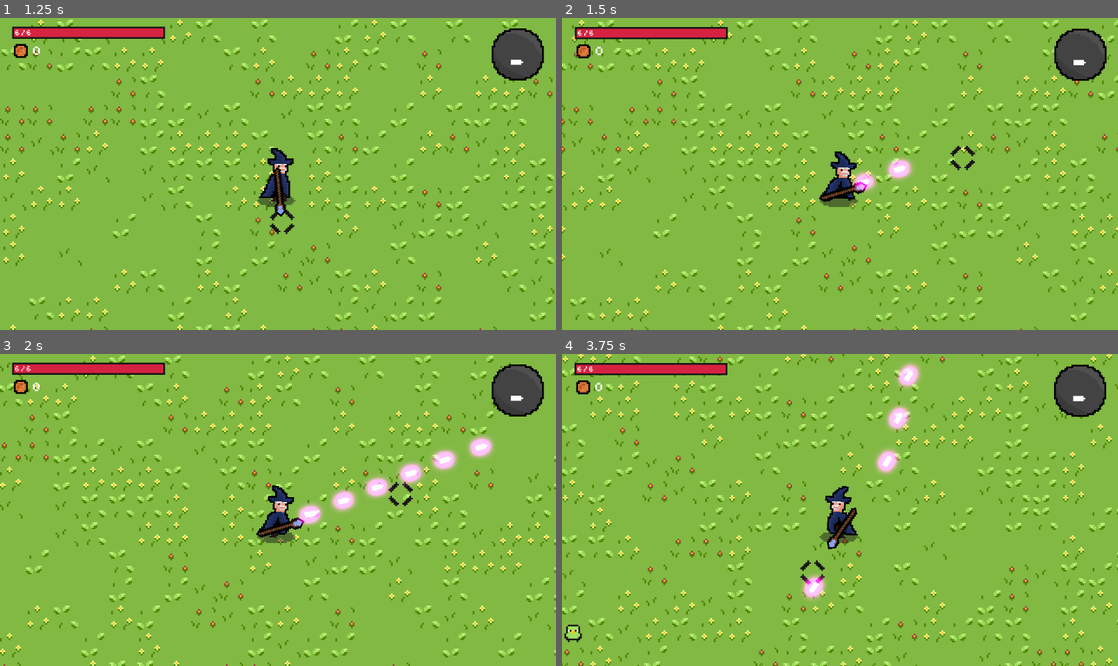
Above: before the commit, frames 1-4 (two rows, left to right).
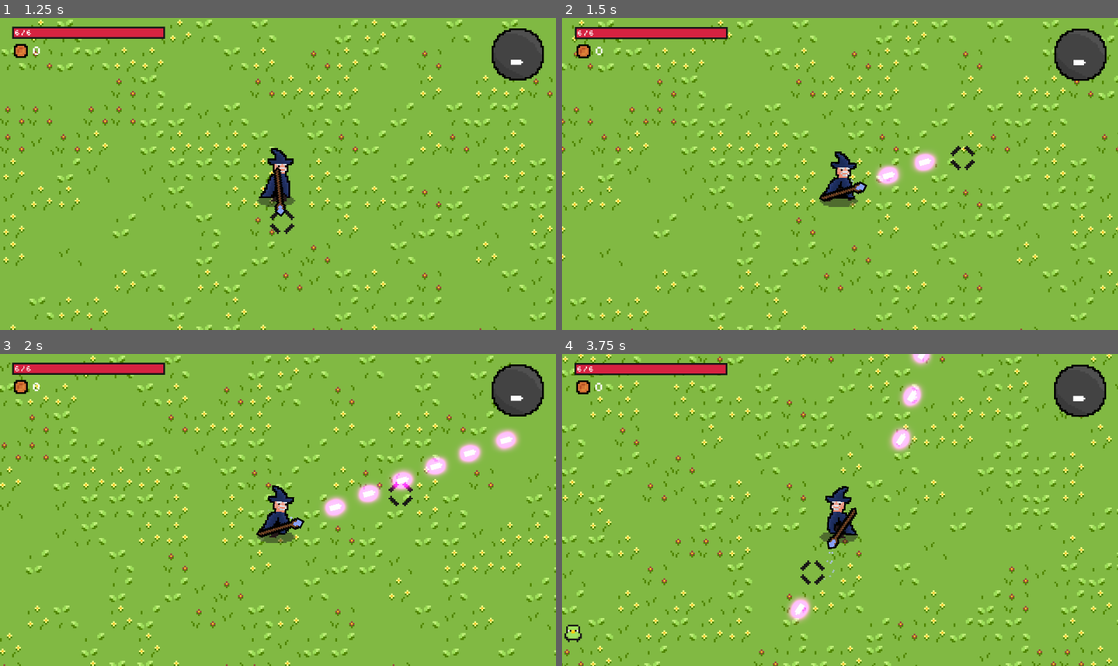
Above: after the commit, the same moments.

Repository: Henry-H08/Archibald
Game: Godot game, scene res://main/main.tscn
Two runs of this game, one before a commit and one after it. Both use one fixed random seed, a clock stepped at 60 frames per second and the inputs below.
Inputs (mouse positions are in pixels of both pictures, inside the frame that each line leads up to):
- Up to frame 1 (1.25 s): click "Start" at 0.5 s
- Up to frame 2 (1.5 s): tap Enter at 1.25 s; move the mouse to (962, 158) at 1.27 s; press the mouse at (962, 158) at 1.28 s; hold D (right) from 1.28 s (still down)
- Up to frame 3 (2 s): keep holding D (right)
- Up to frame 4 (3.75 s): move the mouse to (728, 525) at 2.02 s; release D (right) at 2.03 s; release the mouse at (728, 525) at 2.03 s; hold S (down) 2.03-2.78 s; tap Shift (dash) at 2.1 s; click (728, 525) at 2.3 s; move the mouse to (895, 441) at 2.77 s; press the mouse at (895, 441) at 2.78 s; hold D (right) 2.78-3.53 s; move the mouse to (812, 572) at 3.52 s; release the mouse at (812, 572) at 3.53 s; hold W (up) from 3.53 s (still down); click (812, 572) at 3.6 s

Frame 1 is identical in both runs. In frame 2, 0.9% of the frame differs, in the area x 51-68%, y 42-57%; in frame 3, 2.5%, in the area x 48-94%, y 23-56%; in frame 4, 2.1%.

Commit message:
start screen on restart fix

Diff:
--- a/player/player.gd
+++ b/player/player.gd
@@ -13,8 +13,8 @@
 @onready var coins: Label = $coins
 @onready var temp: Timer = $temp
 @onready var camera_2d: Camera2D = $Camera2D
-@onready var game_over: CanvasLayer = %GameOver
-@onready var start: CanvasLayer = %start
+@onready var game_over: CanvasLayer = $GameOver
+@onready var start: CanvasLayer = $start
 
 
 var input := Vector2.ZERO
@@ -32,7 +32,7 @@
 var rotate_speed = 0.5
 signal dead
 
-var started = 0
+static var has_started := false
 
 func _ready():
 	health_bar.init_health(health)
@@ -41,13 +41,16 @@
 	rotate_start = rotation
 	Input.set_mouse_mode(Input.MOUSE_MODE_HIDDEN)
 	Global.player_health = health
-	if started == 0:
-		%start.visible = true
-		get_tree().paused = true
-		started += 1
-
+	$start.visible = true
+	get_tree().paused = true
+	if has_started:
+		$start.visible = false
+		get_tree().paused = false
+		return
+	has_started = true
 
 func _physics_process(delta):
+
 	mana = Global.mana
 	input.x = Input.get_action_strength("right") - Input.get_action_strength("left")
 	input.y = Input.get_action_strength("down") - Input.get_action_strength("up")
@@ -82,7 +85,7 @@
 
 
 	if health <= 0:
-		%GameOver.visible = true
+		$GameOver.visible = true
 		get_tree().paused = true
 
 
@@ -177,12 +180,12 @@
 	get_tree().paused = false
 	get_tree().reload_current_scene()
 
-	%GameOver.visible = false
+	$GameOver.visible = false
 	Input.set_mouse_mode(Input.MOUSE_MODE_HIDDEN)
 
 
 
 
 func _on_start_button_pressed() -> void:
-	%start.visible = false
+	$start.visible = false
 	get_tree().paused = false
--- a/player/player.tscn
+++ b/player/player.tscn
@@ -207,7 +207,6 @@
 texture = ExtResource("9_b26j0")
 
 [node name="GameOver" type="CanvasLayer" parent="."]
-unique_name_in_owner = true
 visible = false
 scale = Vector2(0.2, 0.2)
 transform = Transform2D(0.2, 0, 0, 0.2, 0, 0)
@@ -262,7 +261,6 @@
 flat = true
 
 [node name="start" type="CanvasLayer" parent="."]
-unique_name_in_owner = true
 visible = false
 scale = Vector2(0.2, 0.2)
 transform = Transform2D(0.2, 0, 0, 0.2, 0, 0)
--- a/project.godot
+++ b/project.godot
@@ -21,7 +21,6 @@
 
 [display]
 
-window/size/mode=3
 window/stretch/mode="canvas_items"
 window/stretch/scale=6.0
 
--- a/staff and spells/basic_staff.gd
+++ b/staff and spells/basic_staff.gd
@@ -2,6 +2,7 @@
 @onready var pew: Node2D = $"."
 @onready var sprite_2d: Sprite2D = $Sprite2D
 @onready var camera_2d: Camera2D = $"../Camera2D"
+@onready var particles: GPUParticles2D = $GPUParticles2D
 
 var can_use = true
 var spells = [magic_missile, fireball, triple_ice, ice_storm]
@@ -54,7 +55,9 @@
 			bullet_instance.global_position = pew.global_position
 			bullet_instance.rotation = rotation
 			can_use = false
+			particles.emitting = true
 			await get_tree().create_timer(current_spell.delay).timeout
+			particles.emitting = false
 			can_use = true
 
 
--- a/staff and spells/magic_missile.tscn
+++ b/staff and spells/magic_missile.tscn
@@ -21,14 +21,14 @@
 
 [node name="Sprite2D" type="Sprite2D" parent="."]
 modulate = Color(100, 1, 18.579, 1)
-position = Vector2(0, -3)
+position = Vector2(3, -3)
 scale = Vector2(0.2, 0.2)
 texture = ExtResource("2_bq7l7")
 
 [node name="Area2D" type="Area2D" parent="."]
 
 [node name="CollisionShape2D" type="CollisionShape2D" parent="Area2D"]
-position = Vector2(4.76837e-08, -0.1)
+position = Vector2(3, -0.1)
 scale = Vector2(0.2, 0.2)
 shape = SubResource("RectangleShape2D_bq7l7")
 
--- a/staff and spells/staff.tscn
+++ b/staff and spells/staff.tscn
@@ -1,7 +1,26 @@
-[gd_scene load_steps=3 format=3 uid="uid://d3pr7x1yib4ud"]
+[gd_scene load_steps=6 format=3 uid="uid://d3pr7x1yib4ud"]
 
 [ext_resource type="Script" uid="uid://c3tnye2x8vvnr" path="res://staff and spells/basic_staff.gd" id="1_iv38b"]
 [ext_resource type="Texture2D" uid="uid://y0jget6p8ysc" path="res://staff and spells/basic_staff.png" id="2_oeqhh"]
+
+[sub_resource type="Gradient" id="Gradient_amqn2"]
+colors = PackedColorArray(1, 1, 1, 1, 1, 1, 1, 0)
+
+[sub_resource type="GradientTexture1D" id="GradientTexture1D_dw050"]
+gradient = SubResource("Gradient_amqn2")
+
+[sub_resource type="ParticleProcessMaterial" id="ParticleProcessMaterial_qtixm"]
+particle_flag_disable_z = true
+angle_min = -720.0
+angle_max = 720.0
+direction = Vector3(0, -1, 0)
+initial_velocity_min = 20.0
+initial_velocity_max = 50.0
+gravity = Vector3(0, 0, 0)
+scale_min = 0.2
+scale_max = 0.2
+color = Color(0.707822, 0.78523, 0.97835, 1)
+color_ramp = SubResource("GradientTexture1D_dw050")
 
 [node name="staff" type="Node2D"]
 script = ExtResource("1_iv38b")
@@ -11,3 +30,13 @@
 rotation = -5.52222
 texture = ExtResource("2_oeqhh")
 offset = Vector2(0, -6)
+
+[node name="GPUParticles2D" type="GPUParticles2D" parent="."]
+z_index = -1
+position = Vector2(11, 1)
+rotation = 1.5708
+emitting = false
+amount = 20
+lifetime = 0.41
+one_shot = true
+process_material = SubResource("ParticleProcessMaterial_qtixm")
--- a/staff and spells/triple_ice.tscn
+++ b/staff and spells/triple_ice.tscn
@@ -5,9 +5,12 @@
 [node name="triple_ice" type="Node2D"]
 
 [node name="ice_spike" parent="." instance=ExtResource("1_3111l")]
+position = Vector2(3, 4.47035e-08)
 rotation = 0.174533
 
 [node name="ice_spike2" parent="." instance=ExtResource("1_3111l")]
+position = Vector2(3, 0)
 
 [node name="ice_spike3" parent="." instance=ExtResource("1_3111l")]
+position = Vector2(3, -4.47035e-08)
 rotation = -0.174533
Binary file added: New Piskel (3).png
Not shown, added: New Piskel (3).png.import
Not shown: 3 places in player/player.tscn that only renumber resources
Not shown, changed: exports/Archibald!.html
Not shown, changed: exports/Archibald!.pck
